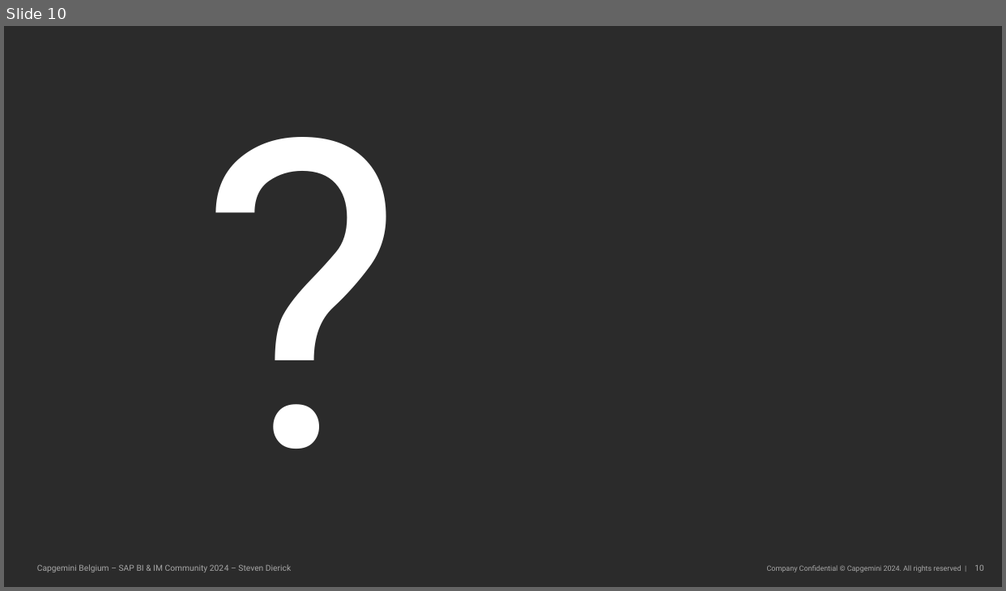
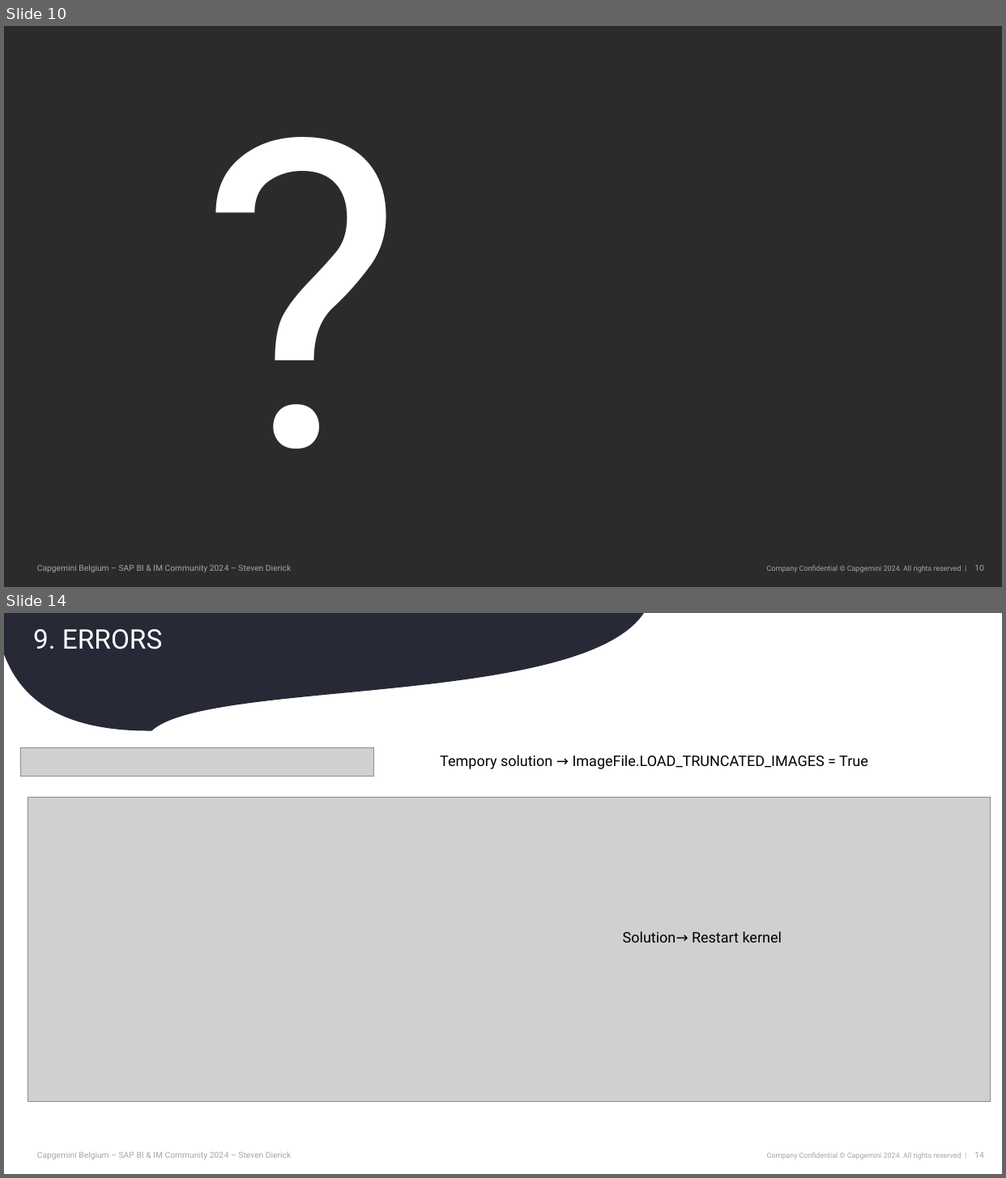
Before and after one commit to dierickonline/tower, a slide deck: High Voltage Tower Conditions.pptx. Shown one above the other, each under a label of ours: slide 10 before the commit, slides 10 and 14 after it; the slides between them are not shown. The pictures are 1006x591 and 1006x1178 pixels, drawn with LibreOffice and Linux fonts; fonts in the diff are those of the drawing; grey boxes stand for pictures; background and template pictures are left out; a plain dark background stands for a picture behind light text. Boxes give left, top, right and bottom in pixels: in the first picture for what was removed or moved away, otherwise in the second. Text is boxed around its words. In the diff, an @@ line names an element or a change of style, - is before the commit and + after.

```diff
--- a/High Voltage Tower Conditions.pptx
+++ b/High Voltage Tower Conditions.pptx
@@ slide 14 added at box(4, 613, 1002, 1174), background #FFFFFF; not listed: 3 template elements that a slide beside it also shows @@
@@ freeform shape added at box(4, 613, 644, 730), fill #272936 @@
@@ title added at box(33, 629, 162, 649), 26 pt, text #FFFFFF @@
+9. ERRORS
@@ picture added at box(21, 748, 374, 777) @@
@@ text added at box(440, 755, 868, 769), 14 pt, text #000000 @@
+Tempory solution → ImageFile.LOAD_TRUNCATED_IMAGES = True
@@ picture added at box(28, 798, 991, 1102) @@
@@ text added at box(623, 931, 782, 943), 14 pt, text #000000 @@
+Solution→ Restart kernel
```
Also in this commit, not shown: 1 slide changed, 2 other slides added.
